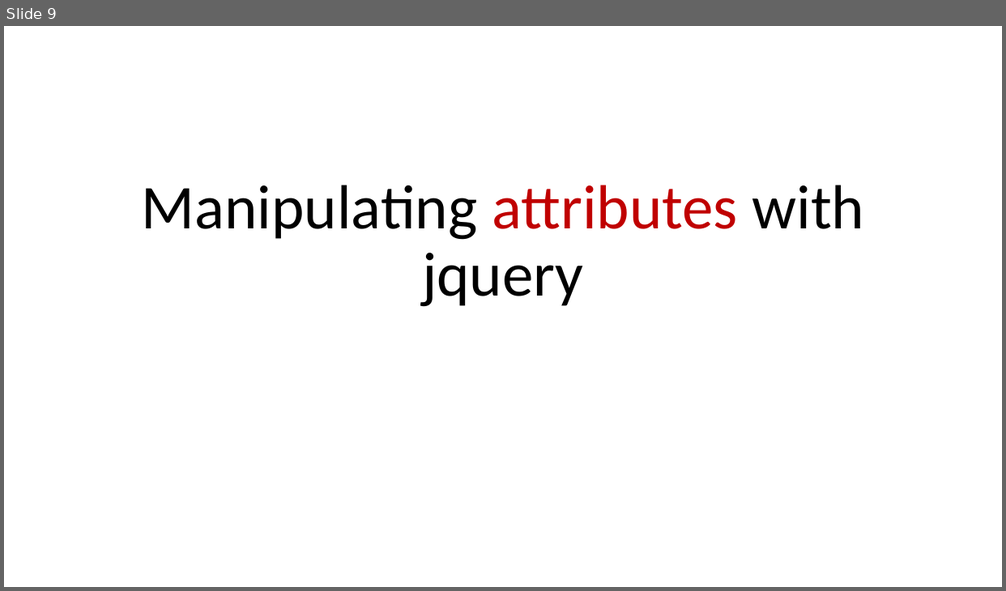
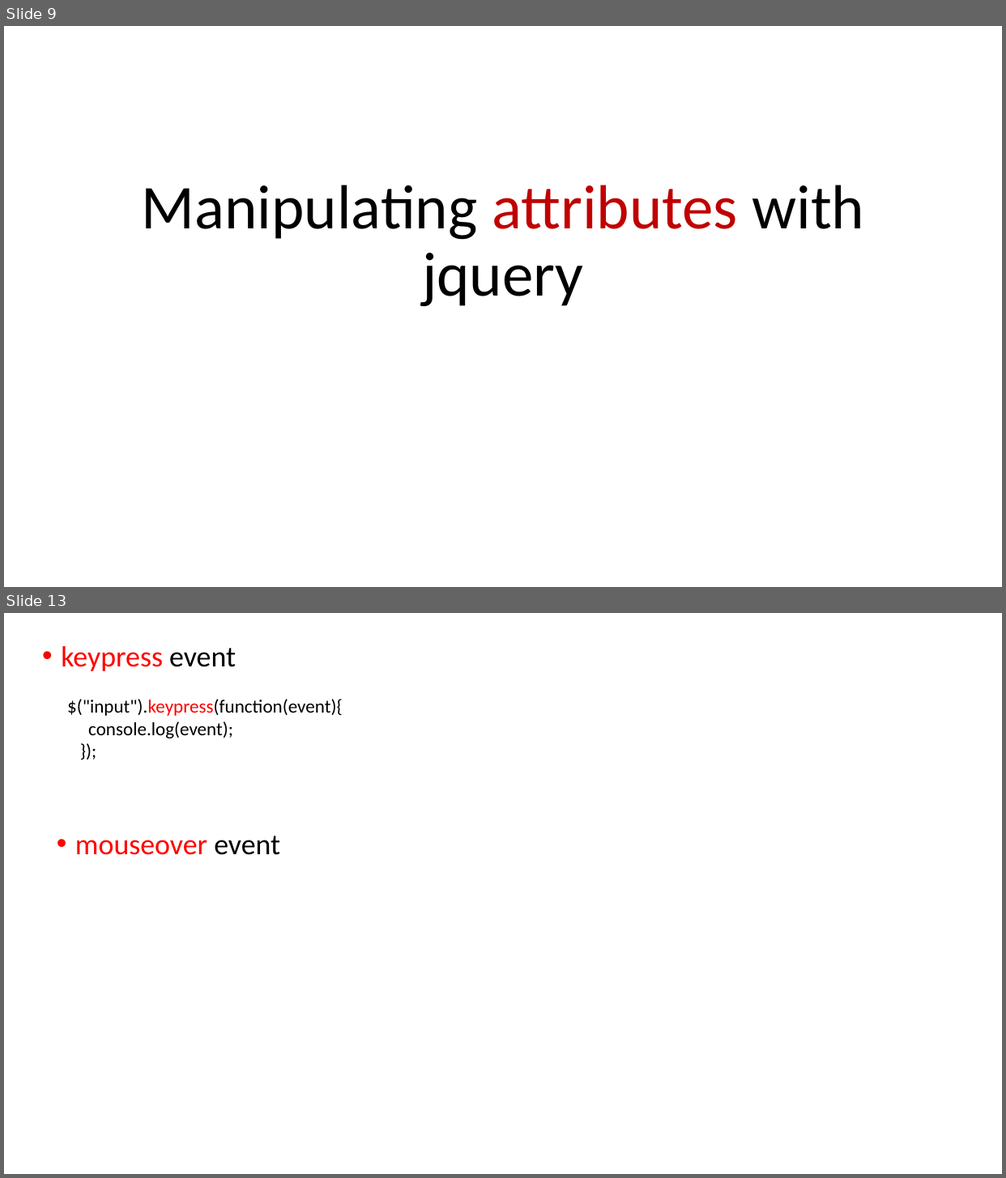
Before and after one commit to aroranishant8/WebDevelopment, a slide deck: Presentations/Section14_Jquery.pptx. Shown one above the other, each under a label of ours: slide 9 before the commit, slides 9 and 13 after it; the slides between them are not shown. The pictures are 1006x591 and 1006x1178 pixels, drawn with LibreOffice and Linux fonts; fonts in the diff are those of the drawing. Boxes give left, top, right and bottom in pixels: in the first picture for what was removed or moved away, otherwise in the second. Text is boxed around its words. In the diff, an @@ line names an element or a change of style, - is before the commit and + after.

```diff
--- a/Presentations/Section14_Jquery.pptx
+++ b/Presentations/Section14_Jquery.pptx
@@ slide 13 added at [4,613,1002,1174], background #FFFFFF @@
@@ text added at [61,646,236,671], 28 pt, text #FF0000 @@
+• keypress event
@@ text added at [67,699,343,739], 18 pt, text #000000 @@
+$("input").keypress(function(event){
+console.log(event);
+});
@@ text added at [75,836,280,855], 28 pt, text #FF0000 @@
+• mouseover event
```
Also in this commit, not shown: 3 other slides added, 2 other files.
